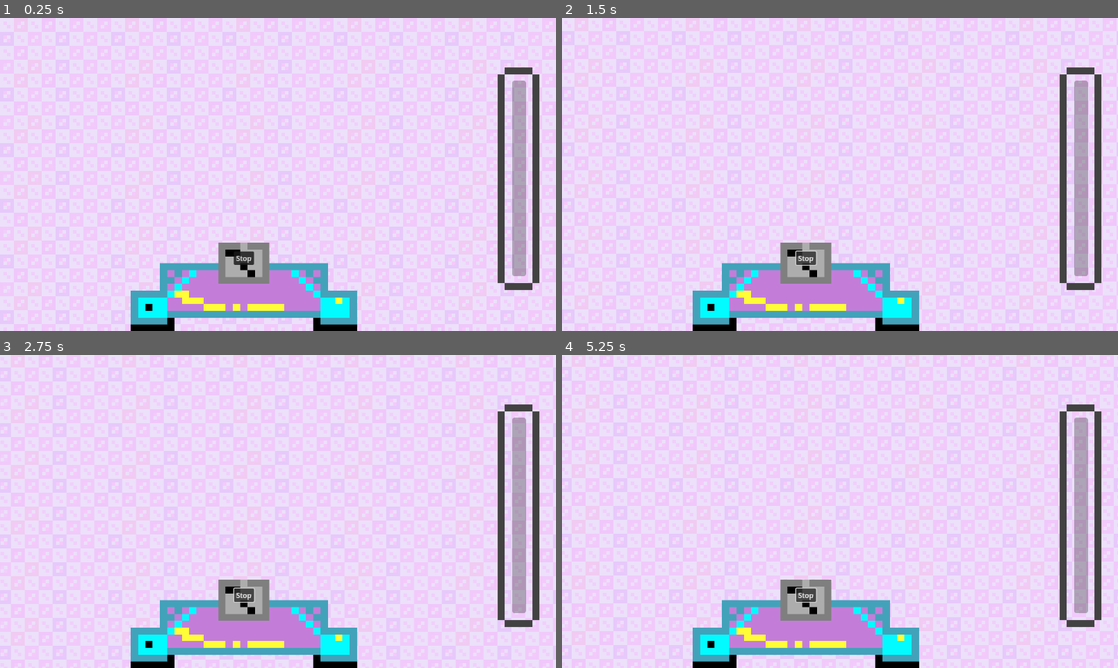
Above: before the commit, frames 1-4 (two rows, left to right).
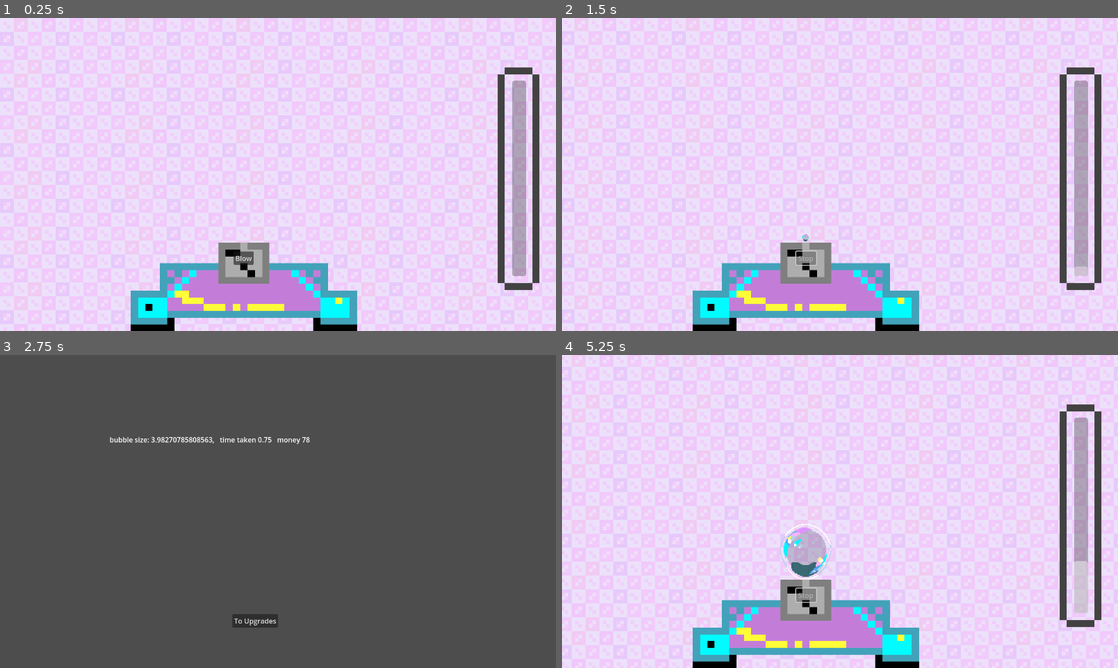
Above: after the commit, the same moments.

Repository: Topech/gamejam2025
Game: Godot game, scene res://round.tscn
Two runs of this game, one before a commit and one after it. Both use one fixed random seed, a clock stepped at 60 frames per second and the inputs below. This scene is started directly instead of the project's main scene. The engine's default icon, where the game draws it, is replaced by a stand-in: a white triangle on a blue panel in a dark square. Sound files missing from this copy of the repository are replaced by a short silence.
Inputs (mouse positions are in pixels of both pictures, inside the frame that each line leads up to):
- Up to frame 1 (0.25 s): no input
- Up to frame 2 (1.5 s): click (806, 259) at 0.5 s, where only the run before the commit has a clickable "Stop"; click (806, 259) at 1.25 s, where only the run before the commit has a clickable "Blow"
- Up to frame 3 (2.75 s): click (244, 596) at 2 s, where only the run before the commit has a clickable "Blow"
- Up to frame 4 (5.25 s): click (817, 621) at 2.75 s, where only the run after the commit has a clickable "To Upgrades"; click (623, 614) at 3.52 s; click (806, 596) at 4.25 s, where only the run before the commit has a clickable "Stop"; click (806, 596) at 5 s, where only the run before the commit has a clickable "Blow"

The runs differ from the first frame. In frame 1, 0.1% of the frame differs, in the area x 42-46%, y 74-79%; in frame 2, 0.2%; in frame 3, 98%, in the area x 0-100%, y 0-100%; in frame 4, 1.5%.
Error before the commit: Parse Error: Unindent doesn't match the previous indentation level. (res://round.gd:115)

Commit message:
indentation issue

Diff:
--- a/round.gd
+++ b/round.gd
@@ -113,5 +113,5 @@
 	Global.round_metrics = metrics
 	emit_signal("stopped", metrics)
 	await get_tree().create_timer(1).timeout
-  BgmPlayer.play_song_wont_pop()
+	BgmPlayer.play_song_wont_pop()
 	get_tree().change_scene_to_file("res://round_scoreboard.tscn")
